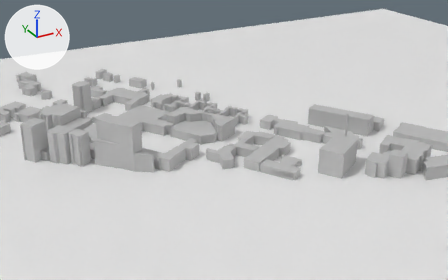
The FBX model uOttawa_Live_Tour/Assets/Models/uOttawaMap.fbx as it was, and as the next commit left it.
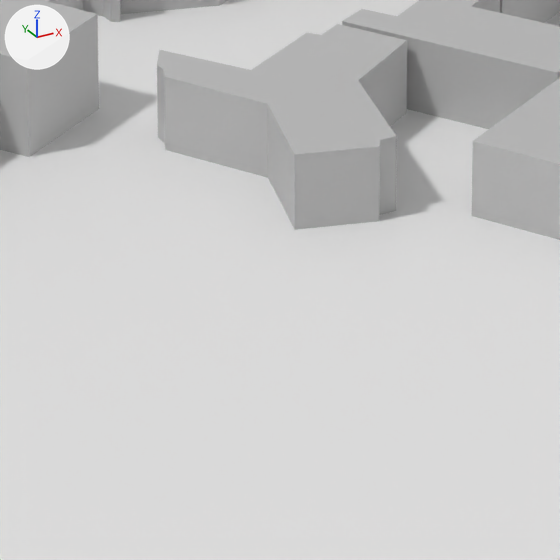
Each version appears first from a camera (50 mm lens) standing at (-5.6, -12.38, 5.58) and looking at (-0.2, -2.57, 0.68), and next in a close-up on the part from 42% to 57% of the width and 51% to 74% of the height. The axes (+X, +Y, +Z) are drawn at upper left. The lights are the same throughout. Where no turn or scale is listed for an object, it has been applied to the vertices.

Names of what the first close-up shows: 'BSC', 'CRG', 'DRO', 'GNN', 'LMX', 'Plane', 'VNR'.
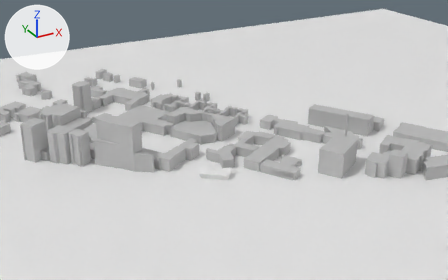
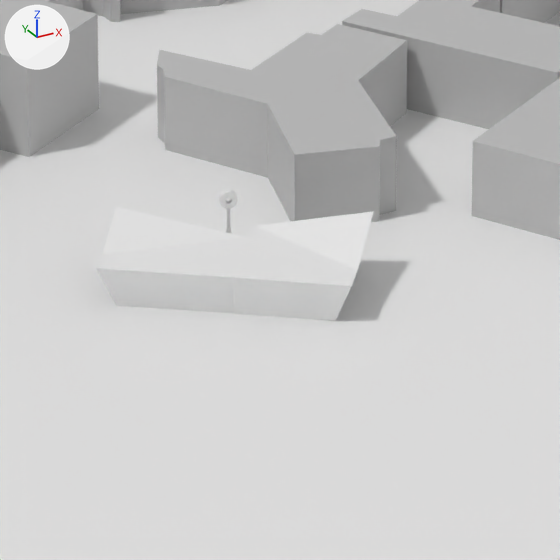
What differs and where, as boxes [x1, y1, x2, y2] in the close-ups (560 x 560 px):
'OTRAIN', added
    after: [96, 190, 373, 321]

The change in detail:
Mesh me_circle is new.
It has 86 vertices, 84 faces and spans x -3.892..-3.231, y -2.842..-2.298, z 0.0..0.189.
Object 'OTRAIN' (ob_otrain) is new; it shows me_circle.
Its location is (3.103, -0.15, 0.0).
